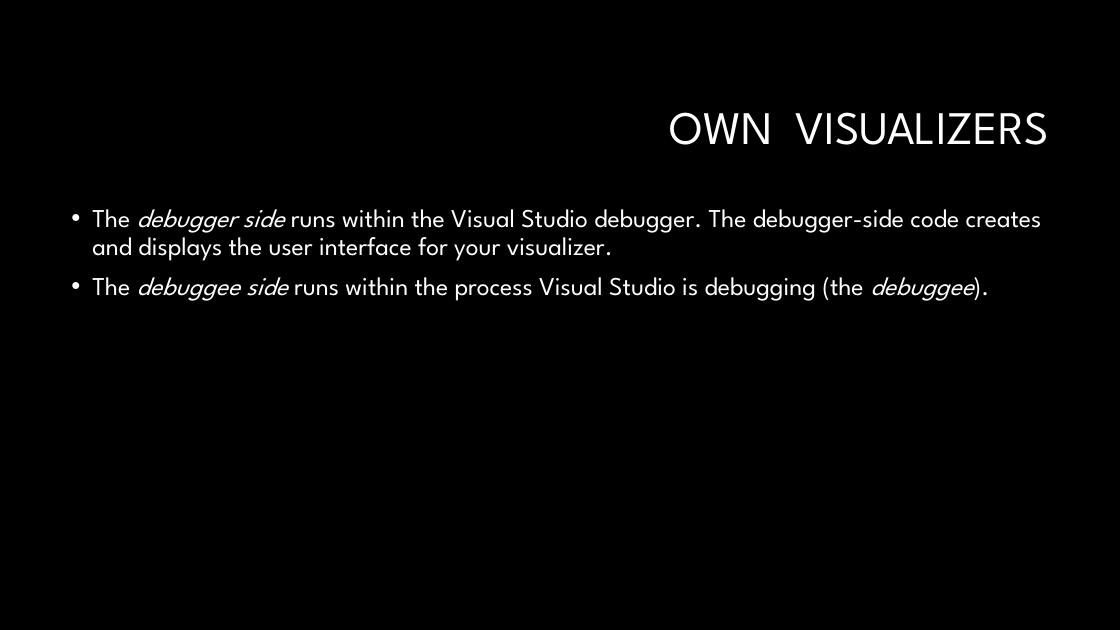
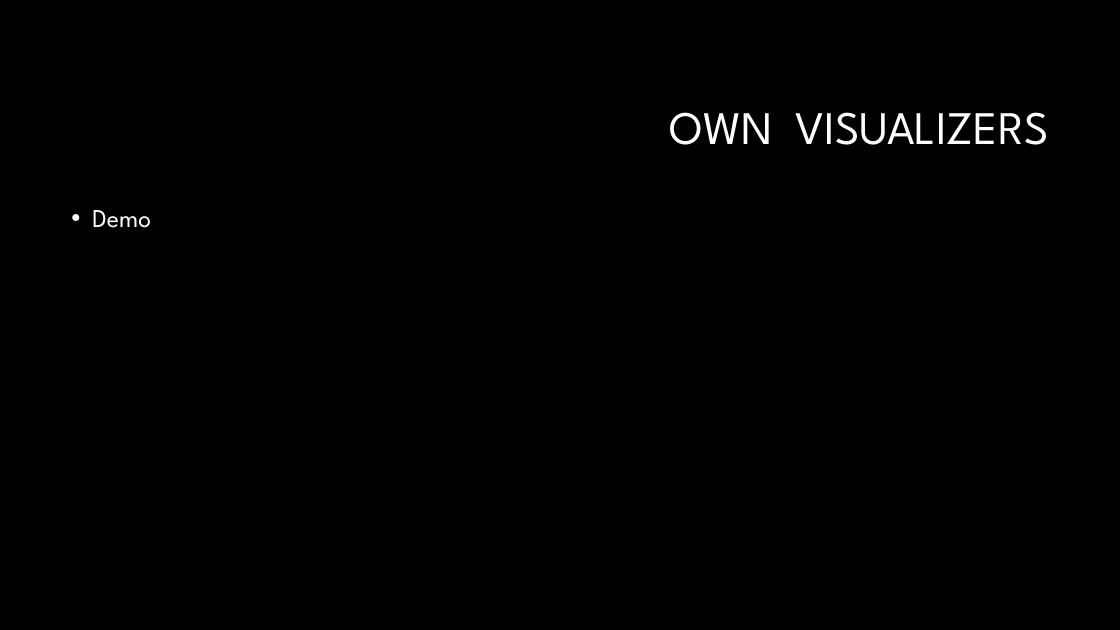
Before and after one commit to GBPhilip/Debugging, a slide deck: slide 18 of Debugging1.pptx (slide 19 before the commit). Drawn at 1120x630 pixels with LibreOffice and Linux fonts; fonts in the diff are those of the drawing; background and template pictures are left out. Boxes give left, top, right and bottom in pixels: in the first picture for what was removed or moved away, otherwise in the second. Text is boxed around its words. In the diff, an @@ line names an element or a change of style, - is before the commit and + after.

Commit message:
Added visualiser code

```diff
--- a/Debugging1.pptx
+++ b/Debugging1.pptx
@@ text at box(92, 210, 151, 228): text changed @@
-• The debugger side runs within the Visual Studio debugger. The debugger-side code creates and displays the user interface for your visualizer.
-• The debuggee side runs within the process Visual Studio is debugging (the debuggee).
+• Demo
```
Also in this commit, not shown: 10 other slides changed, 2 slides removed, 8 other files.
